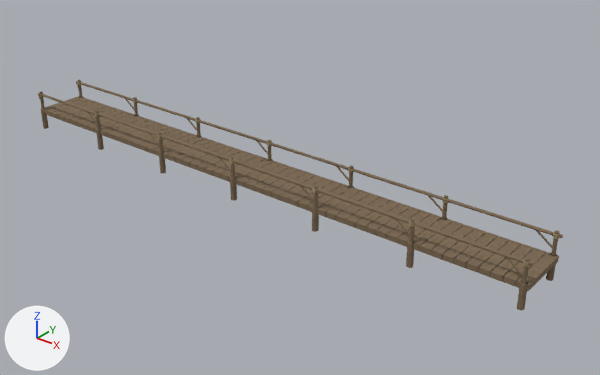
A saved change to the glTF model assets/3d/sumer-buildings/bridge.glb.
One viewpoint serves both versions: a 50 mm lens placed at (20.86, -19.33, 10.28), pointed at (7.34, -2.44, -0.2). Arrows for +X, +Y and +Z are at lower left; the lights stay in place. The picture after the commit comes second. Vertices at exactly the same position are counted once.

Names of what the first picture shows: 'bridge-reed-mat', 'bridge-worn-timber'.
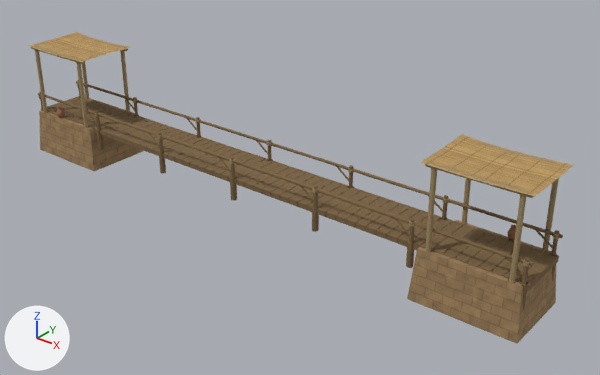
Changed parts and their boxes (x1, y1, x2, y2) in the pictures (600 x 375 px):
'bridge-game-raw-brick-facing', added
    after: (39, 97, 557, 344)
'bridge-laid-reed-thatch', added
    after: (29, 32, 573, 196)
'bridge-reed-mat', reshaped (33% taller)
    before: (39, 81, 560, 267)
    after: (31, 36, 560, 283)
'bridge-fired-pottery', added
    after: (57, 106, 516, 241)
part 1 of me_mesh_1, added
    after: (542, 178, 559, 252)
part 2 of me_mesh_1, added (brown)
    after: (509, 193, 526, 283)
part 3 of me_mesh_1, added
    after: (461, 179, 471, 224)
part 4 of me_mesh_1, added (brown)
    after: (425, 166, 437, 252)
part 5 of me_mesh_1, added
    after: (476, 141, 559, 164)
part 6 of me_mesh_1, added
    after: (425, 161, 534, 198)
part 7 of me_mesh_1, added
    after: (120, 50, 130, 112)
part 8 of me_mesh_1, added
    after: (76, 61, 88, 127)
part 9 of me_mesh_1, added
    after: (82, 61, 89, 99)
part 10 of me_mesh_1, added
    after: (34, 48, 48, 113)
part 11 of me_mesh_1, added
    after: (82, 36, 128, 51)
part 12 of me_mesh_1, added
    after: (31, 46, 84, 64)

What changed in the scene script:
```text
Add mat_courtyard_pottery:
    mat_courtyard_pottery = bpy.data.materials.new('courtyard-pottery')
    # colours: brown #a77251
    # uses the picture img_assets_3d_textures_courtyard_pottery_color_jpg
    # uses the picture img_assets_3d_textures_courtyard_pottery_normal_jpg
Add mat_laid_reed_thatch:
    mat_laid_reed_thatch = bpy.data.materials.new('laid-reed-thatch')
    # colours: white #fffbf0
    # uses the picture img_assets_3d_textures_courtyard_bound_reed_mat_webp
Add mat_courtyard_raw:
    mat_courtyard_raw = bpy.data.materials.new('courtyard-raw')
    # colours: brown #b69469
    # uses the picture img_assets_3d_textures_courtyard_adobe_bond_color_jpg
    # uses the picture img_assets_3d_textures_courtyard_adobe_bond_normal_jpg
Change me_mesh_1:
    remove me_mesh_1.from_pydata(...)  # 924 vertices, 1680 faces; spans x -2.9..14.9, y -3.9..-2.1, z 0.7..0.8
    add me_mesh_1.from_pydata(...)  # 1164 vertices, 2112 faces; spans x -2.9..14.9, y -4.0..-2.0, z 0.2..2.5
    me_mesh_1 part 1: a new loose piece, a 10-sided cylinder along z spanning x 14.55..14.68, y -2.17..-2.05, z 0.21..2.45, in mat_courtyard_reed
    me_mesh_1 part 2: a new loose piece, a 10-sided cylinder along z spanning x 14.55..14.68, y -3.95..-3.83, z 0.21..2.45, in mat_courtyard_reed
    me_mesh_1 part 3: a new loose piece, a 10-sided cylinder along z spanning x 12.37..12.5, y -2.17..-2.05, z 0.21..2.45, in mat_courtyard_reed
    me_mesh_1 part 4: a new loose piece, a 10-sided cylinder along z spanning x 12.37..12.5, y -3.95..-3.83, z 0.21..2.45, in mat_courtyard_reed
    me_mesh_1 part 5: a new loose piece, a 7-sided cylinder along x spanning x 12.23..14.82, y -2.17..-2.05, z 2.37..2.49, in mat_courtyard_reed
    me_mesh_1 part 6: a new loose piece, a 7-sided cylinder along x spanning x 12.23..14.82, y -3.95..-3.83, z 2.37..2.49, in mat_courtyard_reed
    me_mesh_1 part 7: a new loose piece, a 10-sided cylinder along z spanning x -0.5..-0.37, y -2.17..-2.05, z 0.21..2.45, in mat_courtyard_reed
    me_mesh_1 part 8: a new loose piece, a 10-sided cylinder along z spanning x -0.5..-0.37, y -3.95..-3.83, z 0.21..2.45, in mat_courtyard_reed
    me_mesh_1 part 9: a new loose piece, a 10-sided cylinder along z spanning x -2.68..-2.55, y -2.17..-2.05, z 0.21..2.45, in mat_courtyard_reed
    me_mesh_1 part 10: a new loose piece, a 10-sided cylinder along z spanning x -2.68..-2.55, y -3.95..-3.83, z 0.21..2.45, in mat_courtyard_reed
    me_mesh_1 part 11: a new loose piece, a 7-sided cylinder along x spanning x -2.82..-0.23, y -2.17..-2.05, z 2.37..2.49, in mat_courtyard_reed
    me_mesh_1 part 12: a new loose piece, a 7-sided cylinder along x spanning x -2.82..-0.23, y -3.95..-3.83, z 2.37..2.49, in mat_courtyard_reed
Add ob_bridge_fired_pottery:
    ob_bridge_fired_pottery = bpy.data.objects.new('bridge-fired-pottery', me_mesh_4)  # 340 vertices, 672 faces; spans x -1.9..13.9, y -4.0..-2.0, z 0.2..0.6
    ob_bridge_fired_pottery.location = (0.0, 0.0, 0.0)
Add ob_bridge_laid_reed_thatch:
    ob_bridge_laid_reed_thatch = bpy.data.objects.new('bridge-laid-reed-thatch', me_mesh_3)  # 30 vertices, 32 faces; spans x -3.0..15.0, y -4.0..-2.0, z 2.5
    ob_bridge_laid_reed_thatch.location = (0.0, 0.0, 0.0)
Add ob_bridge_game_raw_brick_facing:
    ob_bridge_game_raw_brick_facing = bpy.data.objects.new('bridge-game-raw-brick-facing', me_mesh_2)  # 16 vertices, 24 faces; spans x -3.0..15.0, y -4.1..-1.9, z -1.2..0.2
    ob_bridge_game_raw_brick_facing.location = (0.0, 0.0, 0.0)
```
